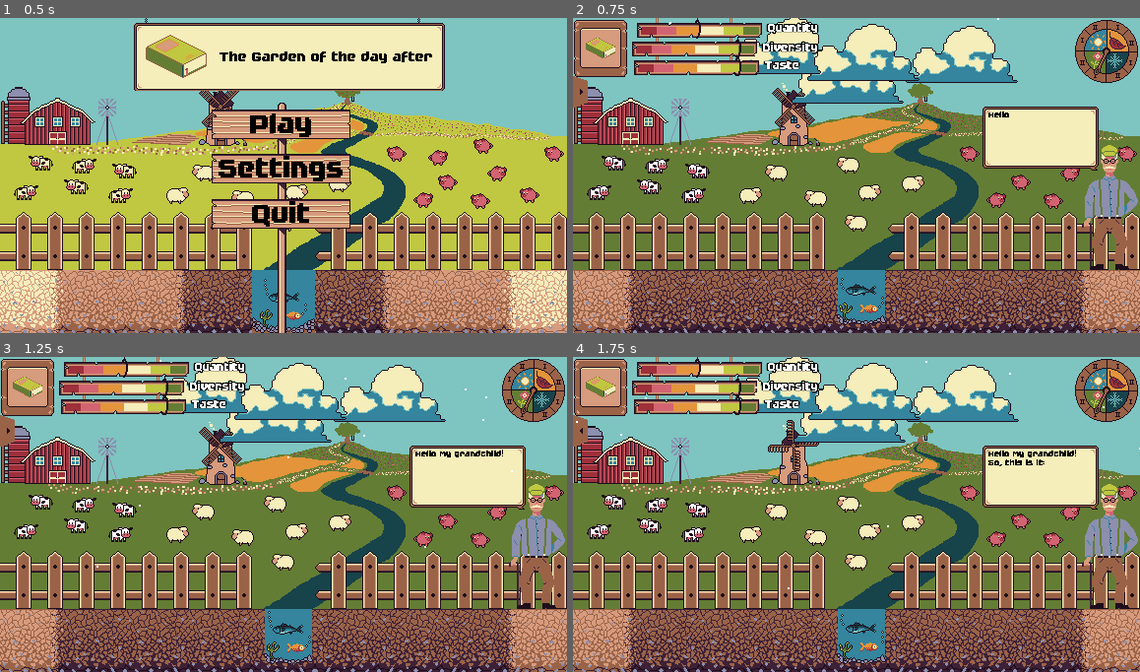
Above: before the commit, frames 1-4 (two rows, left to right).
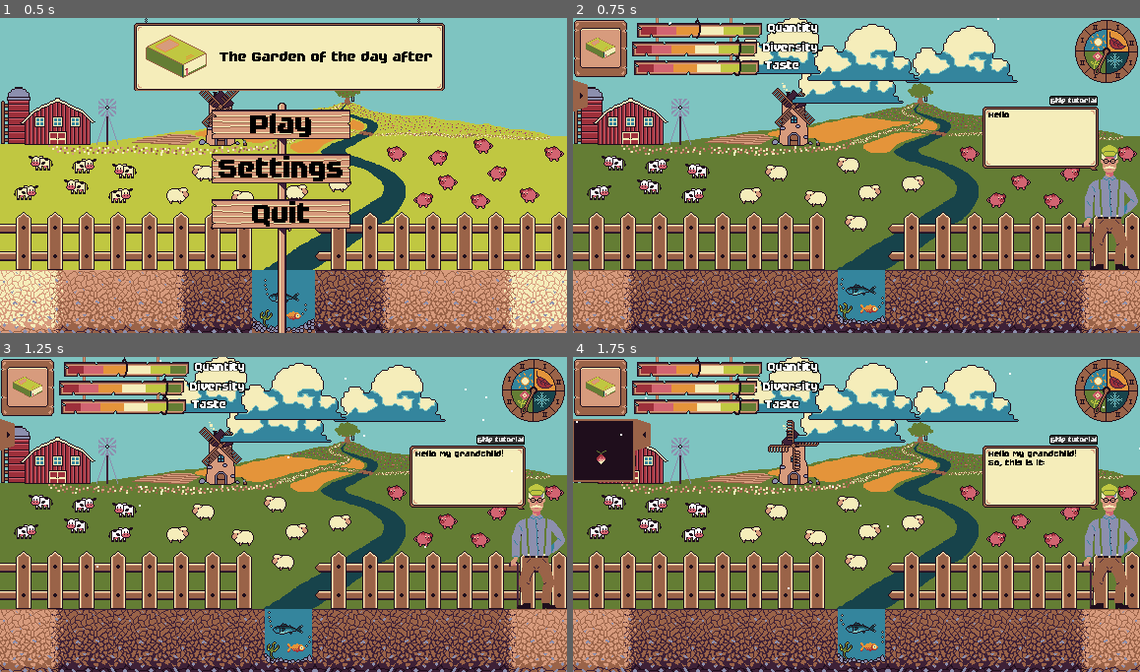
Above: after the commit, the same moments.

Repository: JustAlternate/Regenerative_Game_Jam
Game: Godot game, scene res://Scenes/menu.tscn
Two runs of this game, one before a commit and one after it. Both use one fixed random seed, a clock stepped at 60 frames per second and the inputs below.
Inputs (mouse positions are in pixels of both pictures, inside the frame that each line leads up to; where the layout moved, square brackets give the same spot in the first picture):
- Up to frame 1 (0.5 s): no input
- Up to frame 2 (0.75 s): click "Play" at 0.5 s
- Up to frame 3 (1.25 s): no input
- Up to frame 4 (1.75 s): click (590, 435) [590, 429] at 1.25 s

Frame 1 is identical in both runs. In frame 2, 0.3% of the frame differs, in the area x 0-93%, y 18-30%; in frame 3, 0.3%; in frame 4, 2.3%, in the area x 0-93%, y 18-40%.

Commit message:
Ajout boutton skip_tutorial et fix le drawer que les gens voie pas

Diff:
--- a/Scenes/dialogue_grand_pere.tscn
+++ b/Scenes/dialogue_grand_pere.tscn
@@ -1,12 +1,13 @@
-[gd_scene load_steps=15 format=3 uid="uid://du2q4bvo17ea"]
+[gd_scene load_steps=16 format=3 uid="uid://du2q4bvo17ea"]
 
 [ext_resource type="Script" path="res://Scripts/dialogue_grand_pere.gd" id="1_5a700"]
-[ext_resource type="Texture2D" uid="uid://bnlrlrxijpm5v" path="res://Assets/sprites/vieux_fou.png" id="2_uole0"]
-[ext_resource type="Texture2D" uid="uid://c87s8nk7gypxt" path="res://Assets/Plant/bulle-dialogue.png" id="3_cxmly"]
-[ext_resource type="FontFile" uid="uid://cegtxcsvn28b5" path="res://fonts/FutilePro.ttf" id="3_j6ie8"]
-[ext_resource type="PackedScene" uid="uid://b05j16p7wwoul" path="res://Scenes/sound_pool.tscn" id="4_tce1e"]
-[ext_resource type="AudioStream" uid="uid://ftp22xjqs1kg" path="res://Assets/sfx/grandpa/grandpa1.wav" id="5_2k5xx"]
-[ext_resource type="AudioStream" uid="uid://cm47hx160ms7f" path="res://Assets/sfx/grandpa/grandpa2.wav" id="6_86aom"]
+[ext_resource type="Texture2D" uid="uid://jh1pda531gv5" path="res://Assets/sprites/vieux_fou.png" id="2_uole0"]
+[ext_resource type="Texture2D" uid="uid://cmwang0rv3rv4" path="res://Assets/Plant/bulle-dialogue.png" id="3_cxmly"]
+[ext_resource type="FontFile" uid="uid://cpaqhni2film1" path="res://fonts/FutilePro.ttf" id="3_j6ie8"]
+[ext_resource type="PackedScene" path="res://Scenes/sound_pool.tscn" id="4_tce1e"]
+[ext_resource type="AudioStream" uid="uid://bry0bfjp10mlg" path="res://Assets/sfx/grandpa/grandpa1.wav" id="5_2k5xx"]
+[ext_resource type="AudioStream" uid="uid://cb11fdf7ie1mb" path="res://Assets/sfx/grandpa/grandpa2.wav" id="6_86aom"]
+[ext_resource type="PackedScene" uid="uid://ctaxigaw1ef6x" path="res://Scenes/button_for_grandpa.tscn" id="8_kgdim"]
 
 [sub_resource type="StyleBoxEmpty" id="StyleBoxEmpty_tnvqk"]
 
@@ -74,8 +75,9 @@
 show_behind_parent = true
 light_mask = 0
 layout_mode = 0
-offset_right = 120.0
-offset_bottom = 65.0
+offset_left = 6.0
+offset_right = 118.0
+offset_bottom = 58.0
 focus_mode = 0
 theme_override_styles/normal = SubResource("StyleBoxEmpty_mme7j")
 theme_override_styles/hover = SubResource("StyleBoxEmpty_glax3")
@@ -91,4 +93,14 @@
 [node name="AudioStreamPlayer2" type="AudioStreamPlayer" parent="GrandpaSFX"]
 stream = ExtResource("6_86aom")
 
+[node name="button_skip_tuto" parent="." instance=ExtResource("8_kgdim")]
+offset_left = -62.0
+offset_top = -113.0
+offset_right = 37.0
+offset_bottom = -92.0
+scale = Vector2(0.5, 0.5)
+text = "Skip tutorial"
+script = null
+
 [connection signal="pressed" from="Panel/Button" to="." method="_on_button_pressed"]
+[connection signal="pressed" from="button_skip_tuto" to="." method="_on_button_skip_tuto_pressed"]
--- a/Scenes/home.tscn
+++ b/Scenes/home.tscn
@@ -269,7 +269,7 @@
 position = Vector2(54, 0)
 
 [node name="seed_drawer" parent="Game" instance=ExtResource("4_fw8ti")]
-position = Vector2(-0.52281, 59.0615)
+position = Vector2(-0.52281, 63.0615)
 
 [node name="Dialogue_grand_pere" parent="Game" instance=ExtResource("2_005re")]
 position = Vector2(546, 192)
--- a/Scenes/seed_drawer.tscn
+++ b/Scenes/seed_drawer.tscn
@@ -45,7 +45,6 @@
 seed_name = "tomatoes"
 
 [node name="Container_radish" parent="HBoxContainer/GridContainer" instance=ExtResource("2_ck28v")]
-visible = false
 layout_mode = 2
 Seed_Texture = ExtResource("4_ckpgx")
 seed_name = "radish"
--- a/Scripts/dialogue_grand_pere.gd
+++ b/Scripts/dialogue_grand_pere.gd
@@ -16,17 +16,18 @@
 
 var dico_dialogue = {
 
+	"Drawer":[true,["On your left is a drawer where you will store your plant's seeds."]],
 	"Meteo":[true,["Rain make the soil wetter, and strong sunlight dries it."]],
 	"Nutrients":[true,["Worms make your soil richer for certain crops to grow.","Let you soil rest for a while for it to get nutrients for your plants!"]],
-	"Soil":[true,["As you can see, your soil can be dry, moist or soaked.","The closer the soil is from the river, the wetter it becomes."]],
+	"Soil":[true,["As you can see, your soil can be dry, moist or soaked.","The closer the soil is from the river, the wetter it becomes.","The soil can be poor, average or rich in nutrients.","Plants require a certain amount of nutrients to grow.",]],
 	"Seasons":[true,["Seeds have to be sown in specific parts of seasons.","If you sow in the favorite part of the season of a plant, you will harvest more."]],
-	"Clock":[true,["You can go forward in time by clicking on the seasonal clock."]],
+	"Clock":[true,["You can go forward in time by clicking on the seasonal clock.","But be careful, each time you click on the seasonal clock, some of your family food ressources are consumed","So make sure to harvest some plants each seasons !"]],
 	"Proximity":[true,["Remember that plants influence each other.","Some plants like to be close to specific plants, and some do not like each other."]],
 
 	"Lore1":[false,["Hello my grandchild! So, this is it: our society is falling appart...","We must survive on our own! We are a long way from anywhere.","Here, take this book."]],
 	"Lore2":[false,["There is not much in it because in the past","we did not have to know how to produce food by ourselves.","We were fools back then...","Anyways, I will teach you what little I know."]],
 	"Lore3":[false,["Now look what is best for radishes in the encyclopedia."]],
-	"Lore4":[false,["The soil can be poor, average or rich in nutrients.","Plants require a certain amount of nutrients to grow.","Open the drawer on your left, pick a bag of radish seeds.","Now plant them on the right type of soil."]],
+	"Lore4":[false,["Look on your left is a drawer where you will store your seeds.","Pick some radish seeds and plant them on the right type of soil."]],
 	"Lore5":[false,["Well done, grandchild! Now let us wait for a bit."]],
 	"Lore6":[false,["Now harvest the results of your production."," Click on the plant and then on HARVEST."]],
 	"Lore7":[false,["Congratulations! There, take these. They are leek seeds I have found in the granary."]],
@@ -48,8 +49,11 @@
 
 	if thing[0] == "talk":
 		if thing[1] == "Lore1":
-			GlobalVariables.update_invertory("radish","seed",1)
 			get_tree().root.get_node("home/Game/Encyclopedia")._on_button_button_down()
+
+	if thing[0] == "talk":
+		if thing[1] == "Lore3":
+			get_tree().root.get_node("home/Game/seed_drawer")._on_open_drawer_button_toggled()
 
 	if thing[0] == "closed_book":
 		if tutorial_progress == 0:
@@ -75,6 +79,7 @@
 	if thing[0] == "harvested":
 		if thing[1] == "radish":
 			if tutorial_progress == 3:
+				$button_skip_tuto.visible = false
 				tutorial_progress += 1
 				grandpa_talk("Lore7")
 				GlobalVariables.update_invertory("leek","seed",2)
@@ -221,3 +226,7 @@
 func _on_button_pressed():
 	if state == "talking":
 		state = "speed_talk"
+
+func _on_button_skip_tuto_pressed():
+	tutorial_progress = 3
+	$button_skip_tuto.visible = false
--- a/Scripts/global_variables.gd
+++ b/Scripts/global_variables.gd
@@ -47,5 +47,5 @@
 	"vine":{"seed": 0, "plant": 0},
 	"zucchini":{"seed": 0, "plant": 0},
 	"ail":{"seed": 0, "plant": 0},
-	"radish":{"seed": 0, "plant": 0}
+	"radish":{"seed": 1, "plant": 0}
 }
--- a/Scripts/seed_drawer.gd
+++ b/Scripts/seed_drawer.gd
@@ -31,7 +31,7 @@
 	$HBoxContainer/GridContainer.get_node("Container_"+seed).visible = false
 	refresh_drawer()
 
-func _on_open_drawer_button_toggled(button_pressed):
+func _on_open_drawer_button_toggled(button_pressed=null):
 	GlobalVariables.action_picked = "none"
 	Input.set_custom_mouse_cursor(arrow_game)
 	if $HBoxContainer/GridContainer.visible:
Not shown: 1 places in Scenes/button_for_grandpa.tscn that only renumber resources
Not shown: 1 places in Scenes/home.tscn that only renumber resources
Not shown: 1 places in Scenes/seed_drawer.tscn that only renumber resources
Not shown: 1 places in fonts/label_setting.tres that only renumber resources
